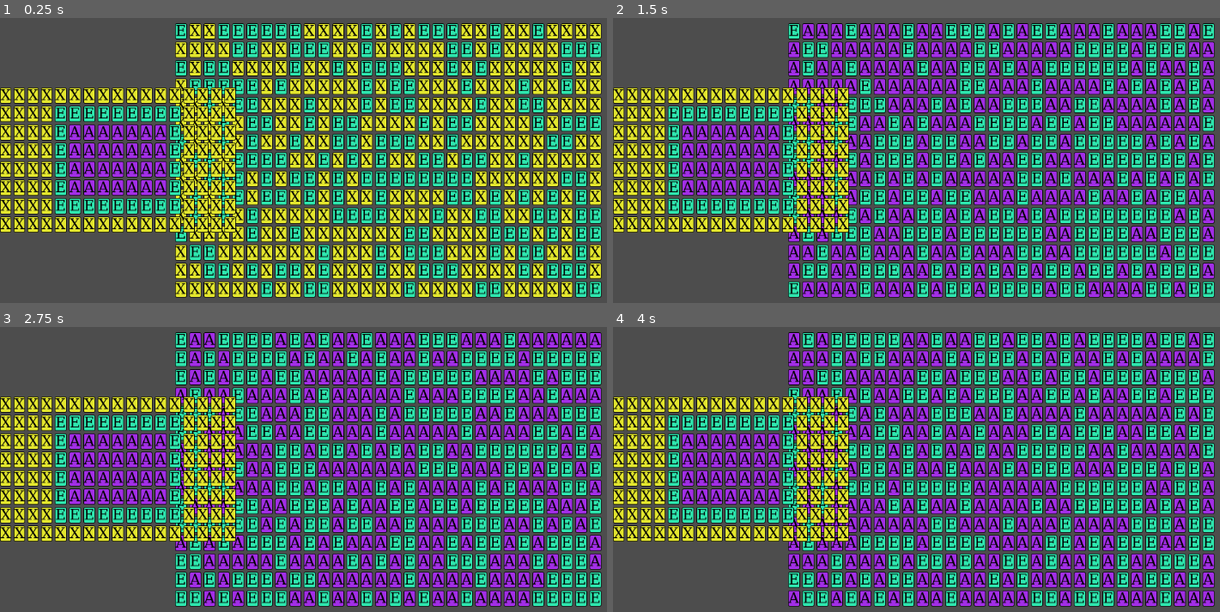
Above: before the commit, frames 1-4 (two rows, left to right).
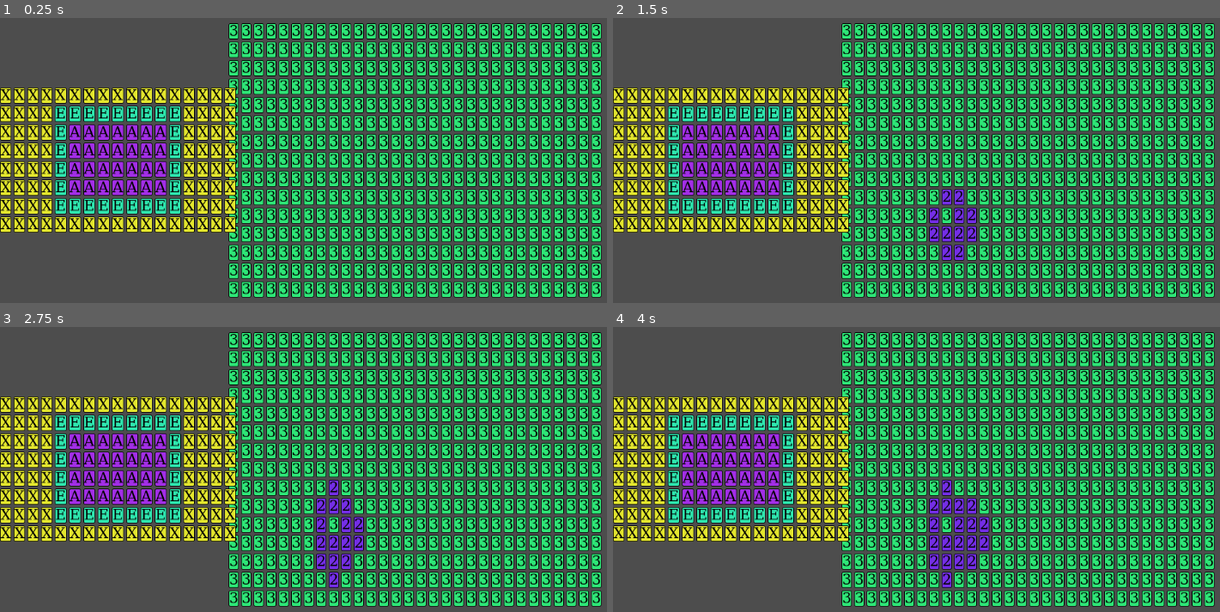
Above: after the commit, the same moments.

Repository: Hozerino/wavefunctioncollapse
Game: Godot game, scene res://playground.tscn
The game is run twice, just before and just after one commit, with the same random seed, the same clock (stepped at 60 frames per second) and the same inputs.
Inputs:
- Up to frame 1 (0.25 s): no input
- Up to frame 2 (1.5 s): tap Enter (ui_accept) at 0.5, 0.6, 0.77, 1.07, 1.35 s
- Up to frame 3 (2.75 s): tap Enter (ui_accept) at 1.52, 1.82, 2.1 s
- Up to frame 4 (4 s): tap Enter (ui_accept) at 2.75, 2.85, 3.02, 3.32, 3.6, 3.77 s

The runs differ from the first frame. In frame 1, 52% of the frame differs, in the area x 28-100%, y 1-99%; in frame 2, 52%; in frame 3, 52%; in frame 4, 52%.

Commit message:
agora funciona o esquema de vizinhanca mas demora mt pra rodar

Diff:
--- a/src/MapReader/MatrixToRulesetProcessor.gd
+++ b/src/MapReader/MatrixToRulesetProcessor.gd
@@ -3,74 +3,49 @@
 
 func build_rules_db(input: String) -> TileRulesetDB:
 	var ruleset_db = TileRulesetDB.new()
+#	ruleset_db.possible_neighbors_db["W"] = {
+#		"north": ["F"],
+#		"south": ["F"],
+#		"east":  ["F"],
+#		"west":  ["F"]
+#	}
+#
+#	ruleset_db.possible_neighbors_db["F"] = {
+#		"north": ["W"],
+#		"south": ["W"],
+#		"east":  ["W"],
+#		"west":  ["W"]
+#	}
+#	if true: return ruleset_db
 
-	# Normalize and split input lines
+	# Normalize line endings first
 	var clean_input = input.strip_edges().replace("\r", "")
 	var lines = clean_input.split("\n", false)
-
-	# Optional: ensure all lines have the same length (pad with spaces or truncate)
-	# Here we simply assume they are equal; you may add validation.
-
-	# Structure: tile_type -> direction -> {neighbor_tile: count}
-	var neighbor_counts = {}
 
 	for y in range(lines.size()):
 		var line = lines[y]
 		for x in range(line.length()):
-			var tile = line[x]
-			if tile == " ":
-				continue  # ignore spaces (treated as empty/not a tile)
+			var tile_type = line[x]
 
-			# Initialize tile entry if missing
-			if not neighbor_counts.has(tile):
-				neighbor_counts[tile] = {
-					"north": {},
-					"south": {},
-					"east": {},
-					"west": {}
+			if tile_type == " ":
+				continue # optional safety if you ever indent
+
+			if not ruleset_db.possible_neighbors_db.has(tile_type):
+				ruleset_db.possible_neighbors_db[tile_type] = {
+					"north": [],
+					"south": [],
+					"east": [],
+					"west": []
 				}
 
-			# Record north neighbor
 			if y > 0:
-				var neighbor = lines[y-1][x]
-				if neighbor != " ":
-					neighbor_counts[tile]["north"][neighbor] = neighbor_counts[tile]["north"].get(neighbor, 0) + 1
-
-			# Record south neighbor
+				ruleset_db.possible_neighbors_db[tile_type]["north"].append(lines[y - 1][x])
 			if y < lines.size() - 1:
-				var neighbor = lines[y+1][x]
-				if neighbor != " ":
-					neighbor_counts[tile]["south"][neighbor] = neighbor_counts[tile]["south"].get(neighbor, 0) + 1
-
-			# Record west neighbor
+				ruleset_db.possible_neighbors_db[tile_type]["south"].append(lines[y + 1][x])
 			if x > 0:
-				var neighbor = line[x-1]
-				if neighbor != " ":
-					neighbor_counts[tile]["west"][neighbor] = neighbor_counts[tile]["west"].get(neighbor, 0) + 1
-
-			# Record east neighbor
+				ruleset_db.possible_neighbors_db[tile_type]["west"].append(line[x - 1])
 			if x < line.length() - 1:
-				var neighbor = line[x+1]
-				if neighbor != " ":
-					neighbor_counts[tile]["east"][neighbor] = neighbor_counts[tile]["east"].get(neighbor, 0) + 1
-
-	# Populate the ruleset database
-	for tile in neighbor_counts:
-		# Ensure the tile entry exists
-		if not ruleset_db.possible_neighbors_db.has(tile):
-			ruleset_db.possible_neighbors_db[tile] = {
-				"north": [],
-				"south": [],
-				"east": [],
-				"west": []
-			}
-
-		# Store unique neighbors (keys of the count dictionaries) for simple constraint checks
-		for dir_name in ["north", "south", "east", "west"]:
-			ruleset_db.possible_neighbors_db[tile][dir_name] = neighbor_counts[tile][dir_name].keys()
-
-	# Optionally store the full counts for weighted sampling (extend TileRulesetDB as needed)
-	ruleset_db.neighbor_counts_db = neighbor_counts
+				ruleset_db.possible_neighbors_db[tile_type]["east"].append(line[x + 1])
 
 	return ruleset_db
 #
--- a/src/WaveFunctionCollapse/TileRulesetDB.gd
+++ b/src/WaveFunctionCollapse/TileRulesetDB.gd
@@ -4,37 +4,17 @@
 var possible_neighbors_db: Dictionary[String, Dictionary]
 var neighbor_counts_db: Dictionary
 
-# Pega a interseccao dos arrays
-func get_possible_neighbors(tile: WaveTile) -> Dictionary:
+# pega todos os tipos de tile que podem ser vizinhos do tile atual, considerando todas as possibilidades de colapso do tile atual
+func get_all_allowed_neighbor_types(tile: WaveTile) -> Dictionary:
 	var result: Dictionary = {}
-
-	if tile._available_types.is_empty():
-		return result
-
-	# Initialize with first candidate
-	var first_type: String = tile._available_types[0]
-	assert(possible_neighbors_db.has(first_type), "Type not in DB")
-
-	# Deep copy first constraints
-	for dir in possible_neighbors_db[first_type]:
-		result[dir] = possible_neighbors_db[first_type][dir].duplicate()
-
-	# Intersect with remaining candidates
-	for i in range(1, tile._available_types.size()):
-		var type_candidate: String = tile._available_types[i]
-		assert(possible_neighbors_db.has(type_candidate), "Type not in DB")
-
-		var candidate_data = possible_neighbors_db[type_candidate]
-
-		for dir in result.keys():
-			result[dir] = result[dir].filter(func(v):
-				return v in candidate_data.get(dir, [])
-			)
-
+	for dir in ["north", "south", "east", "west"]:
+		result[dir] = []
+		for tile_type in tile._available_types:
+			var possible_neighbors_in_dir = possible_neighbors_db.get(tile_type, {}).get(dir, [])
+			for neighbor_type in possible_neighbors_in_dir:
+				if neighbor_type not in result[dir]:
+					result[dir].append(neighbor_type)
 	return result
-
-func put_possible_neighbors(tile_type: String, constraints: Dictionary[String, Array]):
-	possible_neighbors_db[tile_type] = constraints
 
 func get_all_possible_tiles()-> Array[String]:
 	return possible_neighbors_db.keys()
@@ -54,3 +34,11 @@
 		# For now, we'll use the neighbor_counts_db as a proxy (it's approximate).
 		freq[tile_type] = total
 	return freq
+
+func is_valid_neighbor(direction: String, tile_type: String, origin_tile: WaveTile) -> bool:
+	assert(tile_type in possible_neighbors_db, "Tile type %s not in ruleset DB" % tile_type)
+
+	for neighbor_type in origin_tile._available_types:
+		if neighbor_type in possible_neighbors_db[tile_type].get(direction, []):
+			return true
+	return false
--- a/src/WaveFunctionCollapse/WaveFunctionCollapse.gd
+++ b/src/WaveFunctionCollapse/WaveFunctionCollapse.gd
@@ -15,13 +15,14 @@
 	_ruleset_db = tile_ruleset_db
 	_x_size = x_size
 	_y_size = y_size
+	randomize()
 
 func initialize_grid():
 	grid = []
 	for y in range(0, _y_size):
 		var row: Array = []
 		for x in range(0, _x_size):
-			row.append(WaveTile.new(x, y, _ruleset_db.get_all_possible_tiles()))
+			row.append(WaveTile.new(x, y, grid, _ruleset_db.get_all_possible_tiles()))
 		grid.append(row)
 	initialized = true
 	finished = false
@@ -33,7 +34,7 @@
 		return true
 	if not initialized:
 		initialize_grid()
-	var tiles = _get_lowest_entropy_tiles(1)
+	var tiles = _get_lowest_entropy_tiles(3)
 	var lowest_entropy_tile : WaveTile = tiles.pick_random()
 
 	# Copy possibilities so we can retry
@@ -43,24 +44,27 @@
 		var chosen = original_types.pick_random()
 		original_types.erase(chosen)
 
-		lowest_entropy_tile.update_available_tiles_and_entropy([chosen])
-		lowest_entropy_tile.entropy = 0
-
-		return update_tiles_after_collapse(lowest_entropy_tile)
+		lowest_entropy_tile.collapse(chosen)
+		var success: bool = propagate(lowest_entropy_tile)
+		if success:
+			return true
+		else:
+			print("cointractdicts???")
 
 	# If we reach here → all choices failed
-	assert(false, "Hard contradiction at (%d, %d)" % [lowest_entropy_tile.x, lowest_entropy_tile.y])
+	print("Hard contradiction at (%d, %d)" % [lowest_entropy_tile.x, lowest_entropy_tile.y])
 	return false
 
 func run_to_the_end():
 	while not finished:
 		run_iteration()
+		check_finished()
 
 func check_finished():
 	for y in range(0, _y_size):
 		for x in range(0, _x_size):
 			var tile = grid[y][x]
-			if tile._available_types.size() != 1:
+			if not tile.collapsed:
 				finished = false
 				return
 	finished = true
@@ -72,9 +76,11 @@
 	for y in range(0, _y_size):
 		for x in range(0, _x_size):
 			var tile: WaveTile = grid[y][x]
-			if tile.entropy == 0:
+			if(tile.x == 8 and tile.y == 9):
+				print("olha o bugado fdp")
+			if tile.collapsed:
 				continue
-			var entropy: int = tile._available_types.size()
+			var entropy: int = tile.entropy
 			entropy_list[Vector2(x, y)] = entropy
 
 	# pegando as menores entropias
@@ -84,63 +90,65 @@
 		lowest_entropy_tiles.append(grid[sorted_keys[i].y][sorted_keys[i].x])
 	return lowest_entropy_tiles
 
-func _get_lowest_entropy_tile() -> WaveTile:
-	var min_entropy: int = _ruleset_db.get_all_possible_tiles().size() + 1
-	var min_pos: Vector2
 
-	for y in range(0, _y_size):
-		for x in range(0, _x_size):
-			var tile: WaveTile = grid[y][x]
-			if tile.entropy == 0:
-				continue
-			var entropy: int = tile._available_types.size()
-			if entropy < min_entropy:
-				min_entropy = entropy
-				min_pos = Vector2(x, y)
-	assert(min_entropy > 0, "tudo bem, so falta implementar esse caso de quando ja acabou")
-	assert(min_pos != null, "No valid tile found, all tiles are collapsed or have no options")
-	return grid[min_pos.y][min_pos.x]
-
-# This is the real WAVE FUNCTION COLLAPSE
-func update_tiles_after_collapse(collapsed_tile: WaveTile) -> bool:
+var opposite_dirs: Dictionary = {
+	"north": "south",
+	"south": "north",
+	"east": "west",
+	"west": "east"
+}
+func propagate(starting_tile) -> bool:
 	# Queue for propagation (BFS)
-	var tiles_to_be_updated: Array = [collapsed_tile]
-
-	# Map direction names to vectors
-
-	var dir_offsets = {
-		"north": Vector2.UP,
-		"south": Vector2.DOWN,
-		"west": Vector2.LEFT,
-		"east": Vector2.RIGHT
-	}
+	var tiles_to_be_updated: Array = [starting_tile]
+	print("Starting propagation of tile x=%d, y=%d with neighbors_size: %s" % [starting_tile.x, starting_tile.y, tiles_to_be_updated.size()])
 
 	while not tiles_to_be_updated.is_empty():
 		var current_tile: WaveTile = tiles_to_be_updated.pop_front()
-		var possible_neighbors: Dictionary = _ruleset_db.get_possible_neighbors(current_tile)
+		var current_tile_neighbors: Dictionary = current_tile.get_neighbors(grid)
+		var possible_neighbors: Dictionary = _ruleset_db.get_all_allowed_neighbor_types(current_tile)
 
-		for dir in possible_neighbors.keys():
-			var offset = dir_offsets.get(dir)
-			assert(offset != null, "Unknown direction: %s" % dir)
+		for neighbor_dir in current_tile_neighbors.keys():
+			var neighbor_tile                             = current_tile_neighbors[neighbor_dir]
+			var types_that_neighbor_can_be = possible_neighbors[neighbor_dir]
 
-			var neighbor_pos = Vector2(current_tile.x, current_tile.y) + offset
+			# check if the neighbor can connect to the collapsed tile on the opposite direction
+				# if not, we have a contradiction
+			var neighbor_new_available_types: Array[String] = neighbor_tile._available_types.filter(func(neighbor_type_candidate):
+				return neighbor_type_candidate in types_that_neighbor_can_be
+			)
 
-			if neighbor_pos.x < 0 or neighbor_pos.x >= _x_size or neighbor_pos.y < 0 or neighbor_pos.y >= _y_size:
-				continue
-
-			var neighbor_tile: WaveTile = grid[neighbor_pos.y][neighbor_pos.x]
-			if neighbor_tile.entropy == 0:
-				continue
-
-			var allowed_types: Array = possible_neighbors[dir]
-			var new_available_types: Array = neighbor_tile._available_types.filter(func(t): return t in allowed_types)
-			# 🚨 CONTRADICTION DETECTED, returning false
-			if new_available_types.is_empty():
-				push_error("Contradiction detected at (%d, %d) when processing neighbor in direction %s" % [neighbor_tile.x, neighbor_tile.y, dir])
+			if neighbor_new_available_types.size() == 0:
+				print("Contradiction found at tile x=%d, y=%d" % [neighbor_tile.x, neighbor_tile.y])
 				return false
 
-			if new_available_types.size() < neighbor_tile._available_types.size():
-				neighbor_tile.update_available_tiles_and_entropy(new_available_types)
+			if neighbor_new_available_types.size() < neighbor_tile._available_types.size():
+				neighbor_tile.update_available_types_and_entropy(neighbor_new_available_types)
 				tiles_to_be_updated.append(neighbor_tile)
 
+
+
+
+#	while not tiles_to_be_updated.is_empty():
+#		var current_tile: WaveTile = tiles_to_be_updated.pop_front()
+#
+#		var current_neighbors: Dictionary = current_tile.get_neighbors(grid)
+#		var new_available_types: Array[String] = current_tile._available_types.duplicate()
+#
+#		for neighbor_dir in current_neighbors.keys():
+#			var opposite_dirs: Dictionary = {
+#				"north": "south",
+#				"south": "north",
+#				"east": "west",
+#				"west": "east"
+#			}
+#			var neighbor_to_me_dir        = opposite_dirs[neighbor_dir]
+#			var neighbor_tile      = current_neighbors[neighbor_dir]
+#			new_available_types = new_available_types.filter(func(type_candidate):
+#				return _ruleset_db.is_valid_neighbor(neighbor_to_me_dir, type_candidate, neighbor_tile)
+#			)
+#
+#			current_tile.update_available_types_and_entropy(new_available_types)
+#			for neighbor_of_neighbor in current_tile.get_neighbors(grid).values():
+#				tiles_to_be_updated.append(neighbor_of_neighbor)
+
 	return true
--- a/src/WaveFunctionCollapse/WaveTile.gd
+++ b/src/WaveFunctionCollapse/WaveTile.gd
@@ -3,61 +3,63 @@
 
 var entropy          = INF
 var _available_types = []
+var _grid_copy: Array
 var x: int
 var y: int
+var collapsed = false
 
-var neighbors: Dictionary[String, WaveTile] = {
-	"north": null,
-	"south": null,
-	"east": null,
-	"west": null
-}
+func collapse(chosen_type: String):
+	assert(_available_types.size() > 0, "No available types to collapse to!")
+	assert(chosen_type != null, "pick_random returned null, which should not happen if size > 0")
+	assert(chosen_type in _available_types, "Chosen type '%s' is not in available types: %s" % [chosen_type, _available_types])
+	print("setting my available types to ", chosen_type)
 
-func collapse():
-	assert(_available_types.size() > 0, "No available types to collapse to!")
-	var chosen_type = _available_types.pick_random()
-	assert(chosen_type != null, "pick_random returned null, which should not happen if size > 0")
-	print("setting my available types to ", chosen_type)
-	_available_types = [chosen_type]
-	entropy = 0
+	return update_available_types_and_entropy([chosen_type])
 
 
-func update_available_tiles_and_entropy(new_list: Array[String]):
+func update_available_types_and_entropy(new_list: Array[String]):
+	if collapsed:
+		return
+	if new_list.size() == 1:
+		print("collapsing at x=%d, y=%d to type %s" % [x, y, new_list[0]])
+		_available_types = new_list
+		collapsed = true
+		return
 	_available_types = new_list
 	entropy = _available_types.size()
 
-func _init(_x: int, _y: int, available_types: Array[String] = []):
+func _init(_x: int, _y: int, grid: Array, available_types: Array[String] = []):
 	assert(available_types.size() > 0, "A tile must start with at least one available type!")
 	x = _x
 	y = _y
+	_grid_copy = grid
 	_available_types = available_types
 	entropy = available_types.size()
 
 
-	#func collapse_weighted(weight_func: Callable) -> void:
-	#	"""Choose a tile type from _available_types using weights provided by weight_func.
-	#	   weight_func(type) should return a float weight for that type."""
-	#	if entropy == 0:
-	#		return  # already collapsed
-	#
-	#	# Compute weights for each available type
-	#	var weights = []
-	#	var total_weight = 0.0
-	#	for type in _available_types:
-	#		var w = weight_func.call(type)
-	#		weights.append(w)
-	#		total_weight += w
-	#
-	#	# Choose randomly based on weights
-	#	var r = randf() * total_weight
-	#	var accumulated = 0.0
-	#	for i in range(_available_types.size()):
-	#		accumulated += weights[i]
-	#		if r <= accumulated:
-	#			_available_types = [_available_types[i]]
-	#			entropy = 0
-	#			return
-	#
-	#	# Fallback (should not happen)
-	#	_available_types = [_available_types[0]]
-	#	entropy = 0
+func _get_neighbor(direction: String, grid: Array) -> WaveTile:
+	var dir_offsets = {
+		"north": Vector2.UP,
+		"south": Vector2.DOWN,
+		"west": Vector2.LEFT,
+		"east": Vector2.RIGHT
+	}
+
+	var offset = dir_offsets.get(direction)
+	assert(offset != null, "Unknown direction: %s" % direction)
+
+	var neighbor_pos = Vector2(x, y) + offset
+
+	if neighbor_pos.x < 0 or neighbor_pos.x >= grid[0].size() or neighbor_pos.y < 0 or neighbor_pos.y >= grid.size():
+		return null
+
+	return grid[neighbor_pos.y][neighbor_pos.x]
+
+
+func get_neighbors(grid: Array) -> Dictionary:
+	var neighbors = {}
+	for direction in ["north", "south", "west", "east"]:
+		var neighbor = _get_neighbor(direction, grid)
+		if neighbor != null:
+			neighbors[direction] = neighbor
+	return neighbors
--- a/src/playground.gd
+++ b/src/playground.gd
@@ -36,14 +36,15 @@
 func _ready() -> void:
 	wfc.initialize_grid()
 	populate_grid_with_matrix_of_strings(input_visual_grid, matrix_to_ruleset_processor.get_input_matrix(input))
-	wfc.run_to_the_end()
 	populate_grid_container(output_visual_grid)
 
 
 
 func _physics_process(delta: float) -> void:
 	if Input.is_action_just_pressed(&"ui_accept"):
-		wfc.initialize_grid()
+		wfc.run_iteration()
+		populate_grid_container(output_visual_grid)
+	if Input.is_action_pressed(&"ui_cancel"):
 		wfc.run_to_the_end()
 		populate_grid_container(output_visual_grid)
 
@@ -99,10 +100,9 @@
 
 			if wfc.finished:
 				text = str(tile._available_types[0])
-				bg_color = string_to_color(text)
 			else:
 				text = str(tile.entropy)
-				bg_color = Color(0.2, 0.2, 0.2)
+			bg_color = string_to_color(text)
 
 			var label = _create_styled_label(text, bg_color)
 			grid_container.add_child(label)
